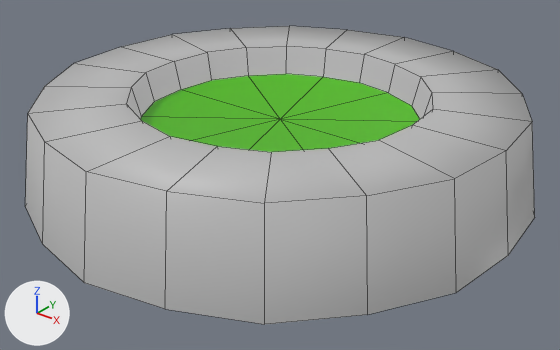
The FBX model MOREAU_CELINE/Meshes/SM_CircleWindow.fbx, before and after one commit.
Before and after are seen from a camera (50 mm lens) standing at (0.782, -0.979, 0.608) and looking at (0.019, -0.025, 0.017). Every picture has the same lights, and +X, +Y and +Z are marked at lower left. Mesh edges are drawn as thin lines. Where no turn or scale is listed for an object, it has been applied to the vertices.

In view in the first picture: 'CircleWindow'.
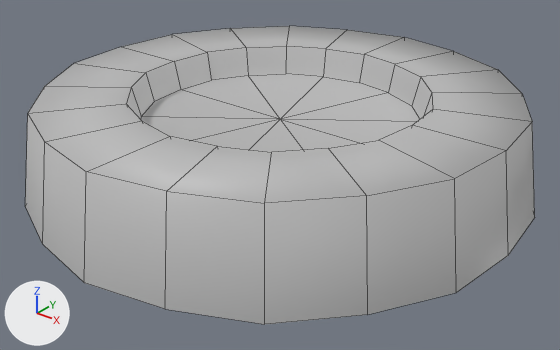
Changed parts and their boxes (x1, y1, x2, y2) in the pictures (560 x 350 px):
part 1 of me_mesh, recoloured (green to grey)
    both: (141, 74, 420, 152)

The edits, one by one:
me_mesh has 81 vertices, 70 faces and spans x -0.432..0.432, y -0.438..0.438, z 0.0..0.163.
me_mesh is used by ob_circlewindow; location (0.0, 0.0, 0.0).
me_mesh part 1: all 10 faces that had it switch from mat_glass_window (green #4ebc00) to mat_house_object (grey #bcbcbc).
